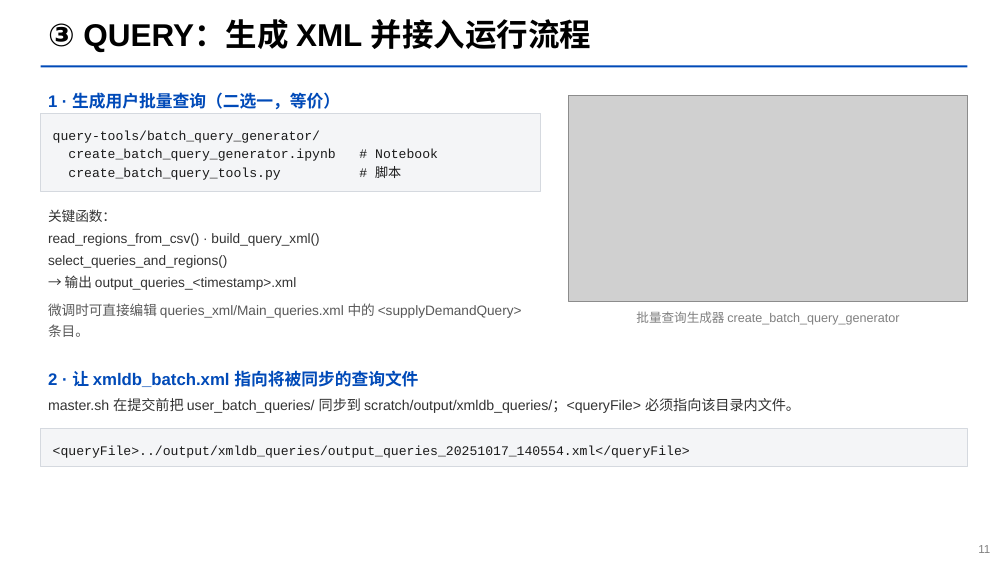
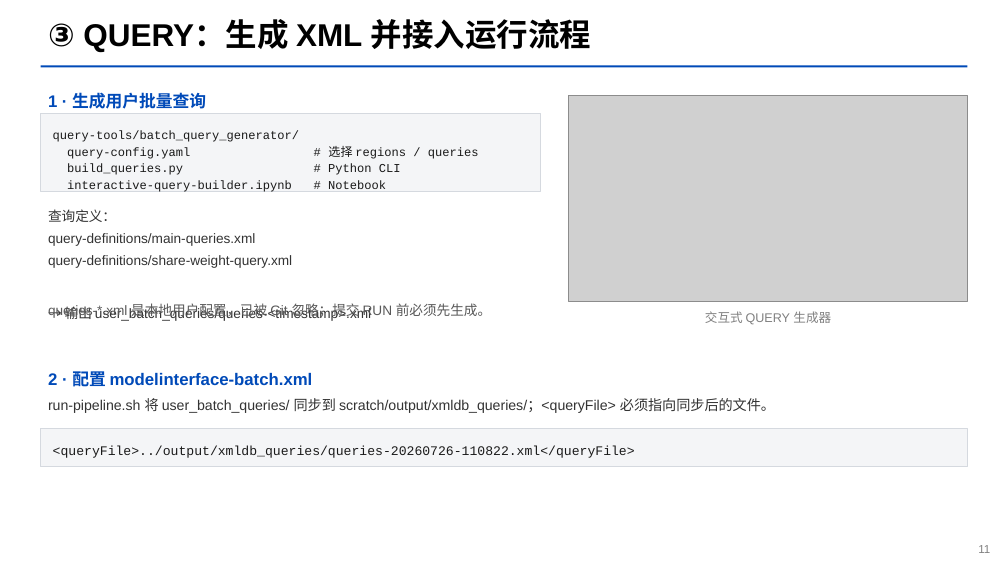
Before and after one commit to jerrysong0128/gcam-hpc-PKU, a slide deck: slide 11 of asset/tutorial/gcam-hpc-tutorial.pptx. Drawn at 1008x567 pixels with LibreOffice and Linux fonts; fonts in the diff are those of the drawing; grey boxes stand for pictures. Boxes give left, top, right and bottom in pixels: in the first picture for what was removed or moved away, otherwise in the second. Text is boxed around its words. In the diff, an @@ line names an element or a change of style, - is before the commit and + after.

```diff
--- a/asset/tutorial/gcam-hpc-tutorial.pptx
+++ b/asset/tutorial/gcam-hpc-tutorial.pptx
@@ text at (48,92,206,109): text changed @@
-1 · 生成用户批量查询（二选一，等价）
+1 · 生成用户批量查询
@@ text in rectangle at (53,131,299,142): size 12.5 to 11.5 pt in "query-tools/batch_query_generator/" @@
@@ text in rectangle at (67,146,479,189): text changed; size 12.5 to 11.5 pt @@
-create_batch_query_generator.ipynb # Notebook
-create_batch_query_tools.py # 脚本
+query-config.yaml # 选择 regions / queries
+build_queries.py # Python CLI
+interactive-query-builder.ipynb # Notebook
@@ text at (48,209,371,323): text changed @@
-关键函数：
-read_regions_from_csv() · build_query_xml()
-select_queries_and_regions()
-→ 输出 output_queries_<timestamp>.xml
+查询定义：
+query-definitions/main-queries.xml
+query-definitions/share-weight-query.xml
+→ 输出 user_batch_queries/queries-<timestamp>.xml
@@ text at (48,303,491,320): text changed @@
-微调时可直接编辑 queries_xml/Main_queries.xml 中的 <supplyDemandQuery> 条目。
+queries-*.xml 是本地用户配置，已被 Git 忽略；提交 RUN 前必须先生成。
@@ text at (705,311,831,325): text changed @@
-批量查询生成器 create_batch_query_generator
+交互式 QUERY 生成器
@@ text at (48,368,313,390): text changed @@
-2 · 让 xmldb_batch.xml 指向将被同步的查询文件
+2 · 配置 modelinterface-batch.xml
@@ text at (48,398,775,413): text changed @@
-master.sh 在提交前把 user_batch_queries/ 同步到 scratch/output/xmldb_queries/；<queryFile> 必须指向该目录内文件。
+run-pipeline.sh 将 user_batch_queries/ 同步到 scratch/output/xmldb_queries/；<queryFile> 必须指向同步后的文件。
@@ text in rectangle at (53,446,635,458): text changed @@
-<queryFile>../output/xmldb_queries/output_queries_20251017_140554.xml</queryFile>
+<queryFile>../output/xmldb_queries/queries-20260726-110822.xml</queryFile>
```
Also in this commit, not shown: 10 other slides changed.
